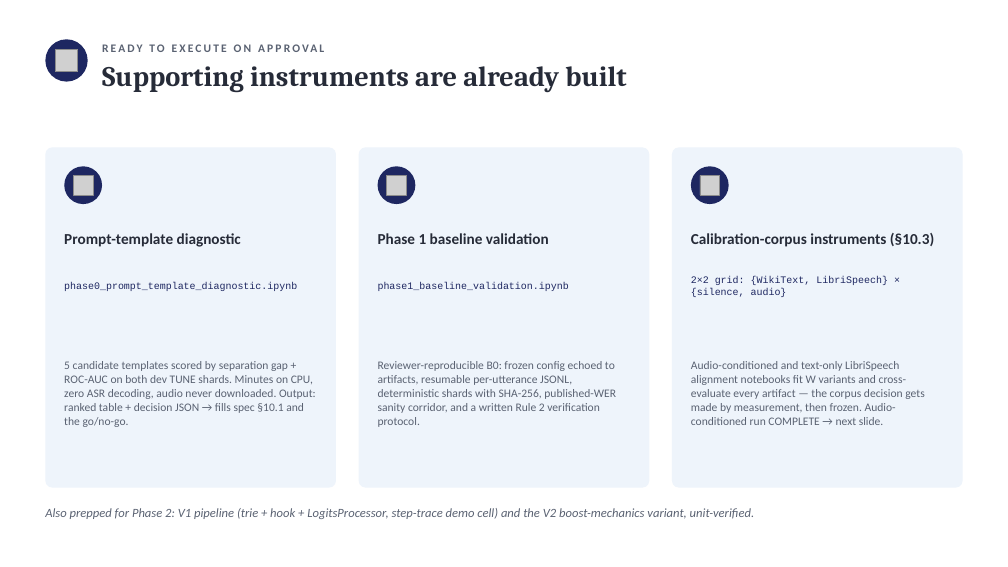
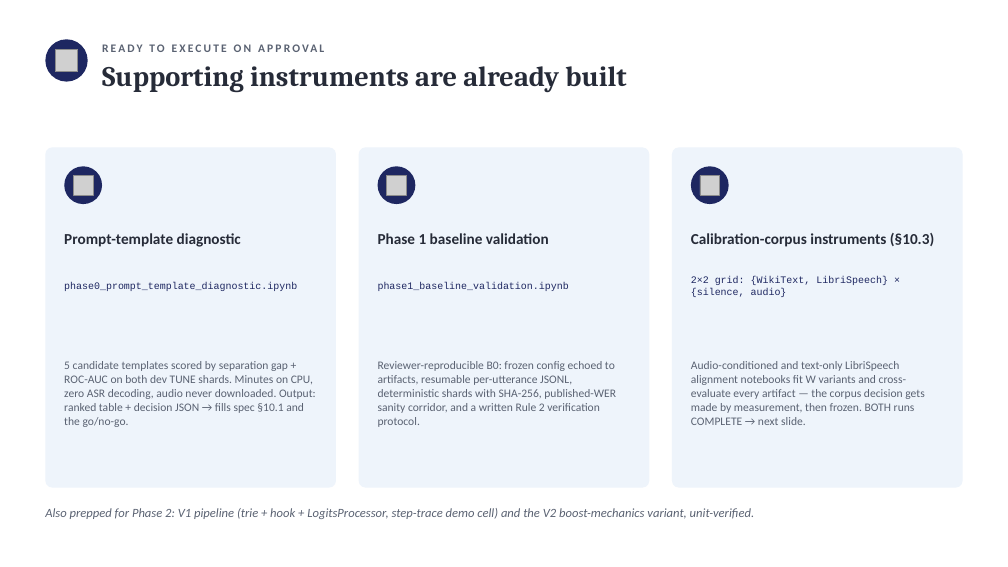
Before and after one commit to MuruganR96/Semantic_Whisper_CB, a slide deck: slide 12 of phase0_spec_review.pptx. Drawn at 1008x567 pixels with LibreOffice and Linux fonts; fonts in the diff are those of the drawing; grey boxes stand for pictures. Boxes give left, top, right and bottom in pixels: in the first picture for what was removed or moved away, otherwise in the second. Text is boxed around its words. In the diff, an @@ line names an element or a change of style, - is before the commit and + after.

```diff
--- a/phase0_spec_review.pptx
+++ b/phase0_spec_review.pptx
@@ text at bbox=[691, 361, 924, 425]: text changed @@
-Audio-conditioned and text-only LibriSpeech alignment notebooks fit W variants and cross-evaluate every artifact — the corpus decision gets made by measurement, then frozen. Audio-conditioned run COMPLETE → next slide.
+Audio-conditioned and text-only LibriSpeech alignment notebooks fit W variants and cross-evaluate every artifact — the corpus decision gets made by measurement, then frozen. BOTH runs COMPLETE → next slide.
```
Also in this commit, not shown: 2 other slides changed, 5 other files.
